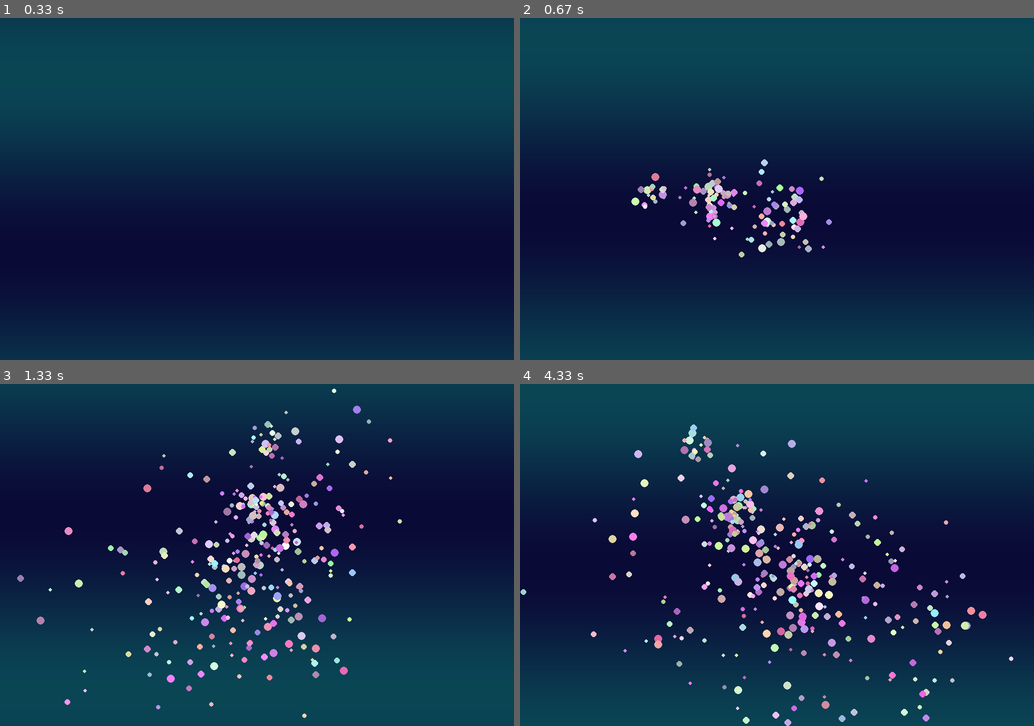
Above: before the commit, frames 1-4 (two rows, left to right).
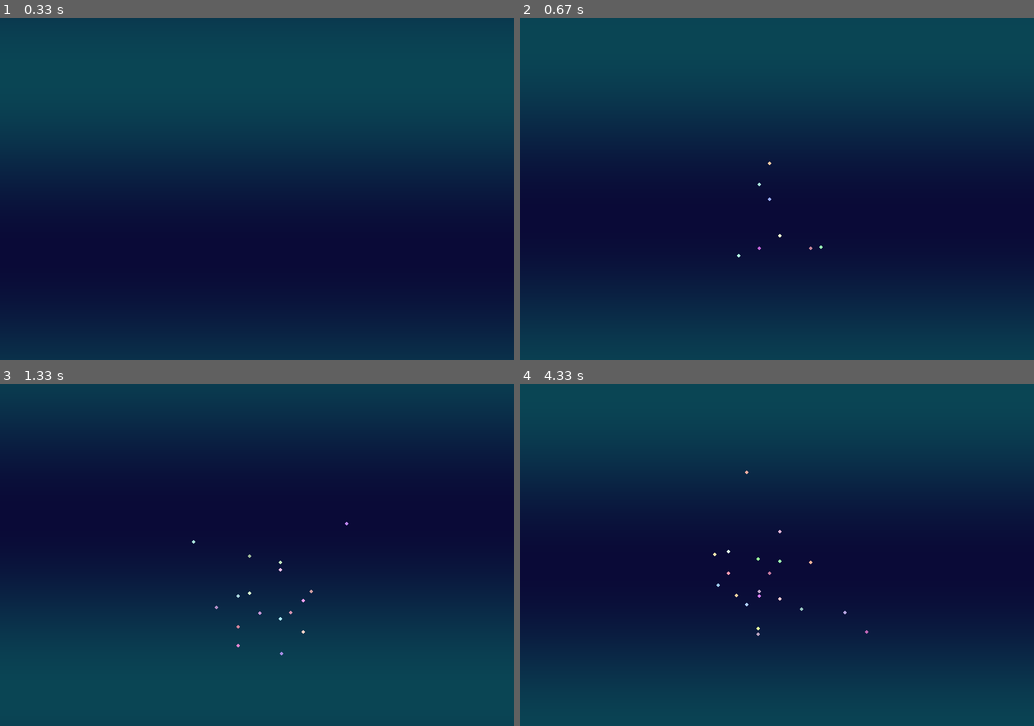
Above: after the commit, the same moments.

Repository: yeonkq/my-first-game
Game: pygame game, started from FirstGame.py
Two runs of this game, one before a commit and one after it. Both use one fixed random seed, a clock stepped at 60 frames per second and the inputs below.
Inputs (mouse positions are in pixels of both pictures, inside the frame that each line leads up to):
- Up to frame 1 (0.33 s): no input
- Up to frame 2 (0.67 s): press the mouse at (782, 209) at 0.37 s; move the mouse to (715, 202) at 0.47 s; release the mouse at (653, 192) at 0.6 s
- Up to frame 3 (1.33 s): press the mouse at (262, 575) at 0.7 s; move the mouse to (298, 507) at 0.8 s; release the mouse at (334, 435) at 0.93 s; press the mouse at (262, 575) at 1.03 s; move the mouse to (262, 507) at 1.13 s; release the mouse at (267, 438) at 1.27 s
- Up to frame 4 (4.33 s): press the mouse at (782, 575) at 1.37 s; move the mouse to (782, 582) at 1.47 s; release the mouse at (782, 589) at 1.6 s; press the mouse at (782, 575) at 1.7 s; move the mouse to (843, 592) at 1.8 s; release the mouse at (910, 609) at 1.93 s; press the mouse at (782, 575) at 2.03 s; move the mouse to (843, 551) at 2.13 s; release the mouse at (910, 524) at 2.27 s; press the mouse at (782, 575) at 2.37 s; move the mouse to (869, 551) at 2.47 s; release the mouse at (962, 527) at 2.6 s; press the mouse at (782, 575) at 2.7 s; move the mouse to (869, 599) at 2.8 s; release the mouse at (956, 623) at 2.93 s; press the mouse at (782, 575) at 3.03 s; move the mouse to (787, 558) at 3.13 s; release the mouse at (797, 541) at 3.27 s; press the mouse at (782, 575) at 3.37 s; move the mouse to (720, 534) at 3.47 s; release the mouse at (663, 493) at 3.6 s; press the mouse at (782, 575) at 3.7 s; move the mouse to (848, 582) at 3.8 s; release the mouse at (915, 592) at 3.93 s; press the mouse at (782, 575) at 4.03 s; move the mouse to (735, 510) at 4.13 s; release the mouse at (694, 445) at 4.27 s

Frame 1 is identical in both runs. In frame 2, 1.4% of the frame differs, in the area x 21-61%, y 41-70%; in frame 3, 3.7%; in frame 4, 4.4%, in the area x 0-96%, y 11-100%.

Commit message:
게임 개선
게임 파일 수정됨

Diff:
--- a/FirstGame.py
+++ b/FirstGame.py
@@ -2,20 +2,29 @@
 import random
 import math
 
+# 초기화
 pygame.init()
 
+# 설정
 WIDTH, HEIGHT = 900, 600
 screen = pygame.display.set_mode((WIDTH, HEIGHT))
 pygame.display.set_caption("Fancy Particle Playground")
 
 clock = pygame.time.Clock()
+particles = pygame.sprite.Group()  # 스프라이트 그룹 생성
 
-particles = []
-
-class Particle:
+# 입자 클래스 정의
+class Particle(pygame.sprite.Sprite):
     def __init__(self, x, y):
-        self.x = x
-        self.y = y
+        super().__init__()
+        self.image = pygame.Surface((7, 7), pygame.SRCALPHA)  # 투명한 배경을 가진 사각형 생성
+        self.color = (
+            random.randint(150, 255),
+            random.randint(100, 255),
+            random.randint(150, 255)
+        )
+        pygame.draw.circle(self.image, self.color, (3, 3), 3)  # 원 그리기
+        self.rect = self.image.get_rect(center=(x, y))
 
         angle = random.uniform(0, math.pi * 2)
         speed = random.uniform(1, 6)
@@ -24,66 +33,44 @@
         self.vy = math.sin(angle) * speed
 
         self.life = random.randint(40, 80)
-        self.size = random.randint(3, 7)
-
-        self.color = (
-            random.randint(150,255),
-            random.randint(100,255),
-            random.randint(150,255)
-        )
 
     def update(self):
-        self.x += self.vx
-        self.y += self.vy
-
+        self.rect.x += self.vx
+        self.rect.y += self.vy
         self.vy += 0.08
         self.life -= 1
 
-    def draw(self, surf):
-        if self.life > 0:
-            pygame.draw.circle(
-                surf,
-                self.color,
-                (int(self.x), int(self.y)),
-                self.size
-            )
-
-    def alive(self):
-        return self.life > 0
-
+        # 생명 주기가 끝난 입자는 제거
+        if self.life <= 0:
+            self.kill()
 
 def draw_background(surface, t):
     for y in range(HEIGHT):
         c = int(40 + 30 * math.sin(y * 0.01 + t))
-        color = (10, c, 50 + c//2)
+        color = (10, c, 50 + c // 2)
         pygame.draw.line(surface, color, (0, y), (WIDTH, y))
 
-
+# 메인 루프
 running = True
 time = 0
 
 while running:
-
     for event in pygame.event.get():
         if event.type == pygame.QUIT:
             running = False
-
-    mouse = pygame.mouse.get_pos()
-    buttons = pygame.mouse.get_pressed()
-
-    if buttons[0]:
-        for _ in range(8):
-            particles.append(Particle(mouse[0], mouse[1]))
+        elif event.type == pygame.MOUSEBUTTONDOWN:  # 마우스 버튼 클릭 이벤트
+            if event.button == 1:  # 왼쪽 버튼
+                # 입자 수 제한 (최대 100개)
+                if len(particles) < 100:
+                    for _ in range(8):
+                        particles.add(Particle(event.pos[0], event.pos[1]))
 
     time += 0.03
 
     draw_background(screen, time)
 
-    for p in particles:
-        p.update()
-        p.draw(screen)
-
-    particles = [p for p in particles if p.alive()]
+    particles.update()  # 모든 입자 업데이트
+    particles.draw(screen)  # 모든 입자 그리기
 
     pygame.display.flip()
     clock.tick(60)
